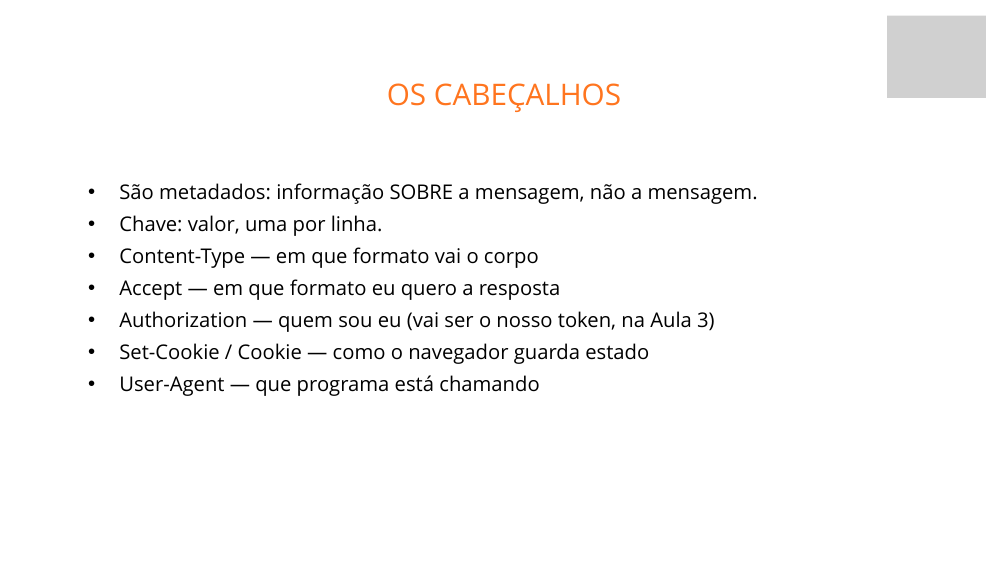
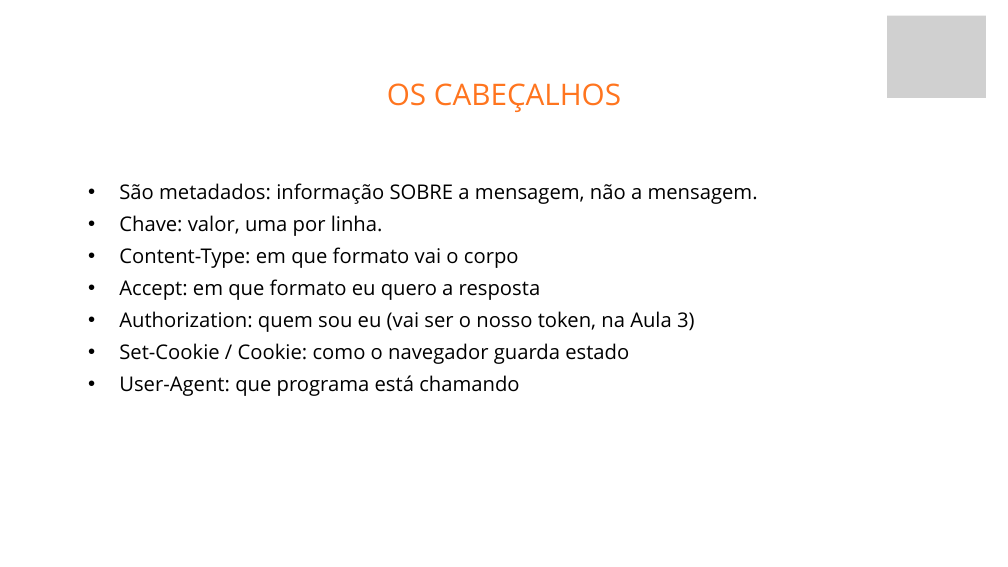
Before and after one commit to fabriciosiqueira08/capacitacao-gabarito, a slide deck: slide 22 of slides/build/aula-01-fundamentos-de-back-end.pptx. Drawn at 1008x567 pixels with LibreOffice and Linux fonts; fonts in the diff are those of the drawing; grey boxes stand for pictures; background and template pictures are left out. Boxes give left, top, right and bottom in pixels: in the first picture for what was removed or moved away, otherwise in the second. Text is boxed around its words. In the diff, an @@ line names an element or a change of style, - is before the commit and + after.

```diff
--- a/slides/build/aula-01-fundamentos-de-back-end.pptx
+++ b/slides/build/aula-01-fundamentos-de-back-end.pptx
@@ text at box(119, 247, 695, 396): text changed @@
-  • Content-Type — em que formato vai o corpo
-  • Accept — em que formato eu quero a resposta
-  • Authorization — quem sou eu (vai ser o nosso token, na Aula 3)
-  • Set-Cookie / Cookie — como o navegador guarda estado
-  • User-Agent — que programa está chamando
+  • Content-Type: em que formato vai o corpo
+  • Accept: em que formato eu quero a resposta
+  • Authorization: quem sou eu (vai ser o nosso token, na Aula 3)
+  • Set-Cookie / Cookie: como o navegador guarda estado
+  • User-Agent: que programa está chamando
```
Also in this commit, not shown: 17 other slides changed, 7 other files.
